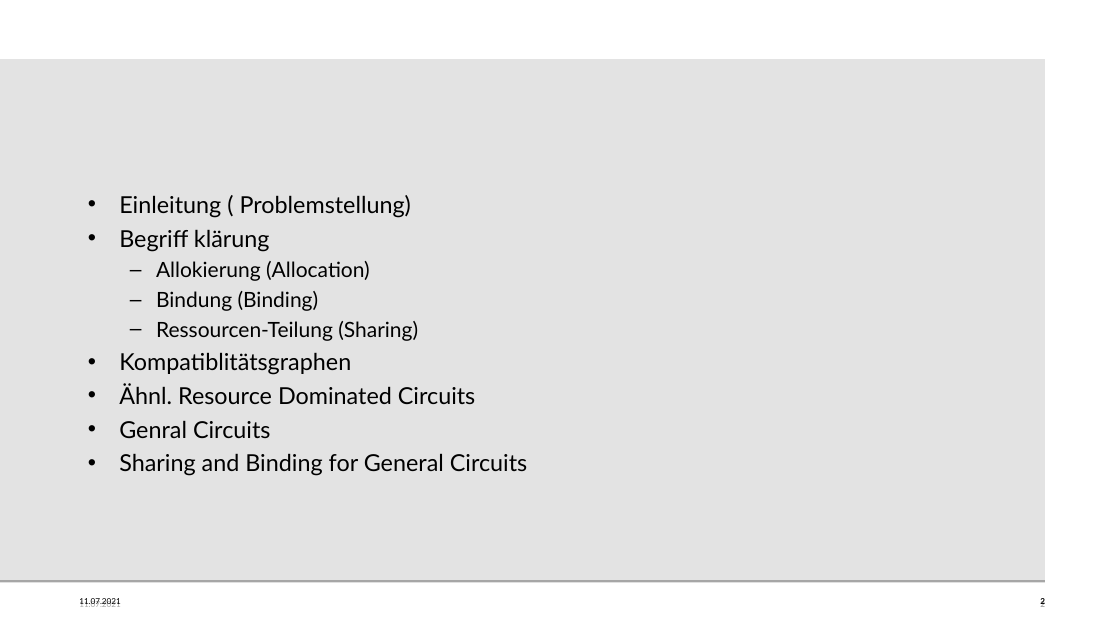
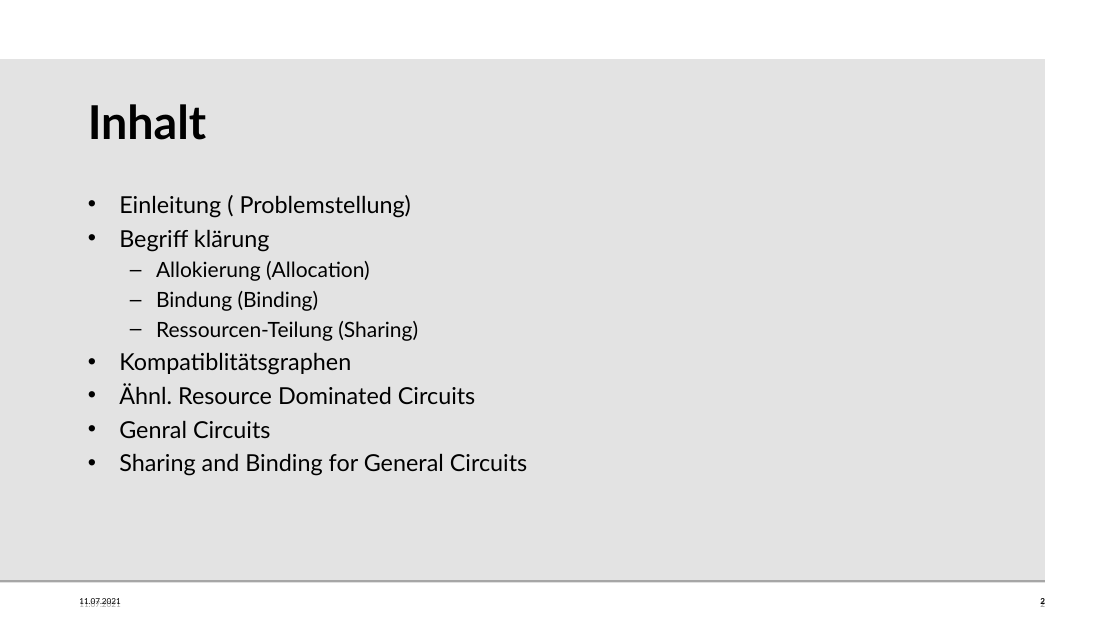
Before and after one commit to beLipinski/HW2, a slide deck: slide 2 of Presentation/Sharing and Binding for General Circuits.odp. Drawn at 1120x630 pixels with LibreOffice and Linux fonts; fonts in the diff are those of the drawing; background and template pictures are left out. Boxes give left, top, right and bottom in pixels: in the first picture for what was removed or moved away, otherwise in the second. Text is boxed around its words. In the diff, an @@ line names an element or a change of style, - is before the commit and + after.

```diff
--- a/Presentation/Sharing and Binding for General Circuits.odp
+++ b/Presentation/Sharing and Binding for General Circuits.odp
@@ title added at [88, 104, 207, 140], 40 pt, text #000000, bold @@
+Inhalt
```
Also in this commit, not shown: 6 other slides changed, 2 slides added.
